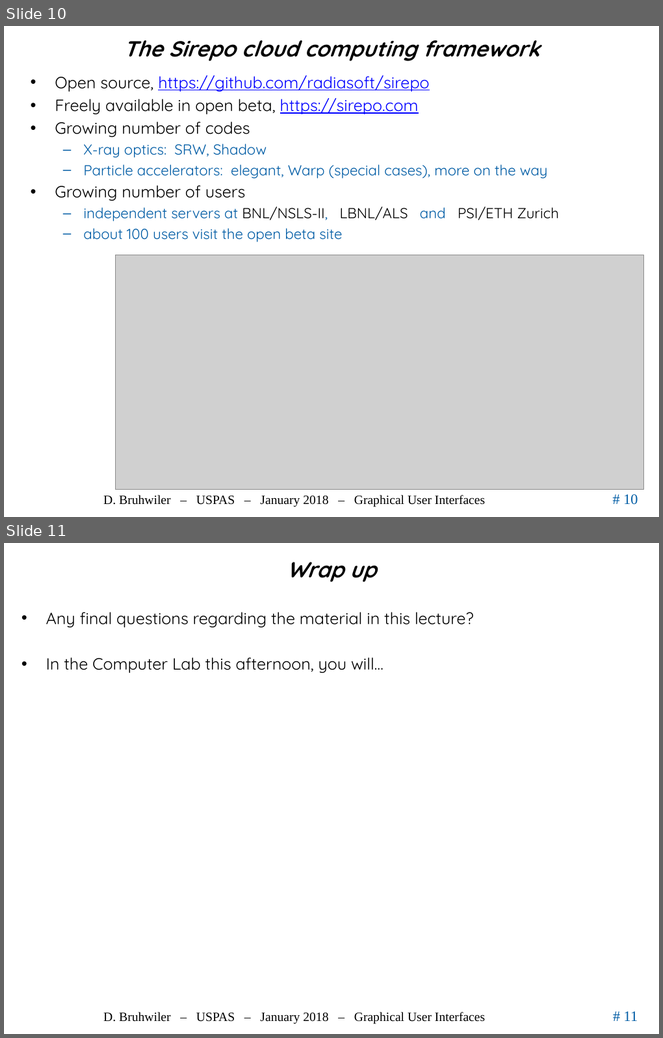
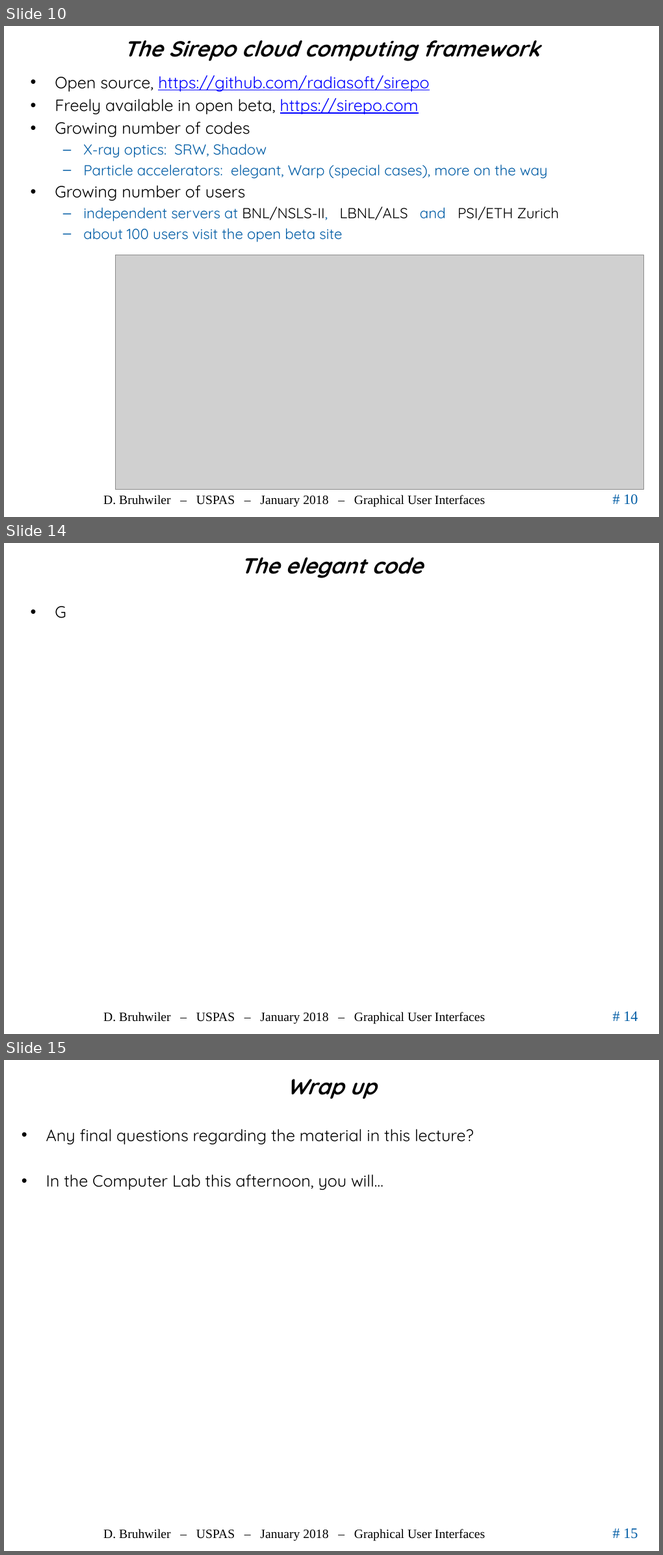
Before and after one commit to uspas/simbeamplasma18, a slide deck: gui/03_GUI.pptx. Shown one above the other, each under a label of ours: slides 10 and 11 before the commit, slides 10, 14 and 15 after it; the slides between them are not shown. The pictures are 663x1038 and 663x1555 pixels, drawn with LibreOffice and Linux fonts; fonts in the diff are those of the drawing; grey boxes stand for pictures; background and template pictures are left out. Boxes give left, top, right and bottom in pixels: in the first picture for what was removed or moved away, otherwise in the second. Text is boxed around its words. In the diff, an @@ line names an element or a change of style, - is before the commit and + after.

```diff
--- a/gui/03_GUI.pptx
+++ b/gui/03_GUI.pptx
@@ slide 14 added at box(4, 543, 659, 1034), background #FFFFFF; not listed: 3 template elements that a slide beside it also shows @@
@@ title added at box(241, 557, 423, 578), 24 pt, text #000000, bold, italic @@
+The elegant code
@@ text added at box(55, 606, 66, 618), 18 pt, text #000000 @@
+• G
@@ what was slide 11 is now slide 15 @@
@@ page number at box(623, 1529, 638, 1539): text changed @@
-# 11
+# 15
```
Also in this commit, not shown: 3 other slides added.
